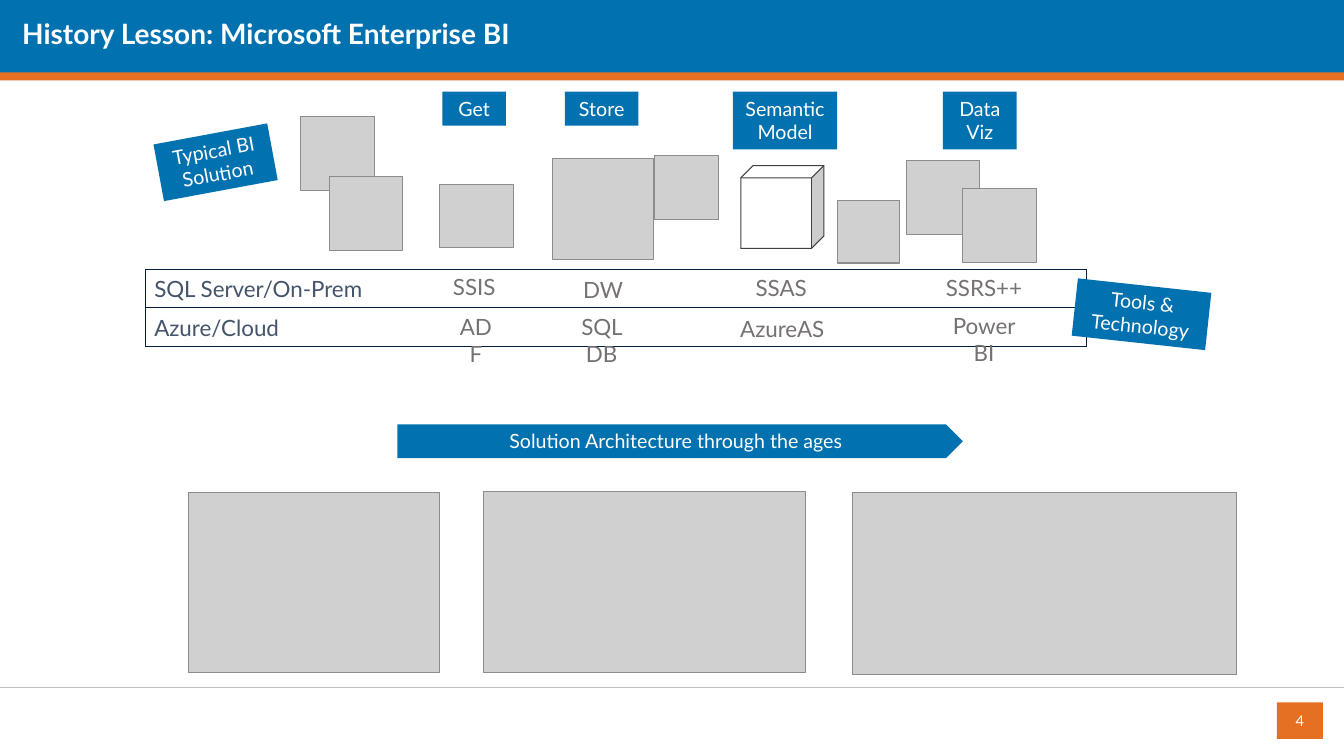
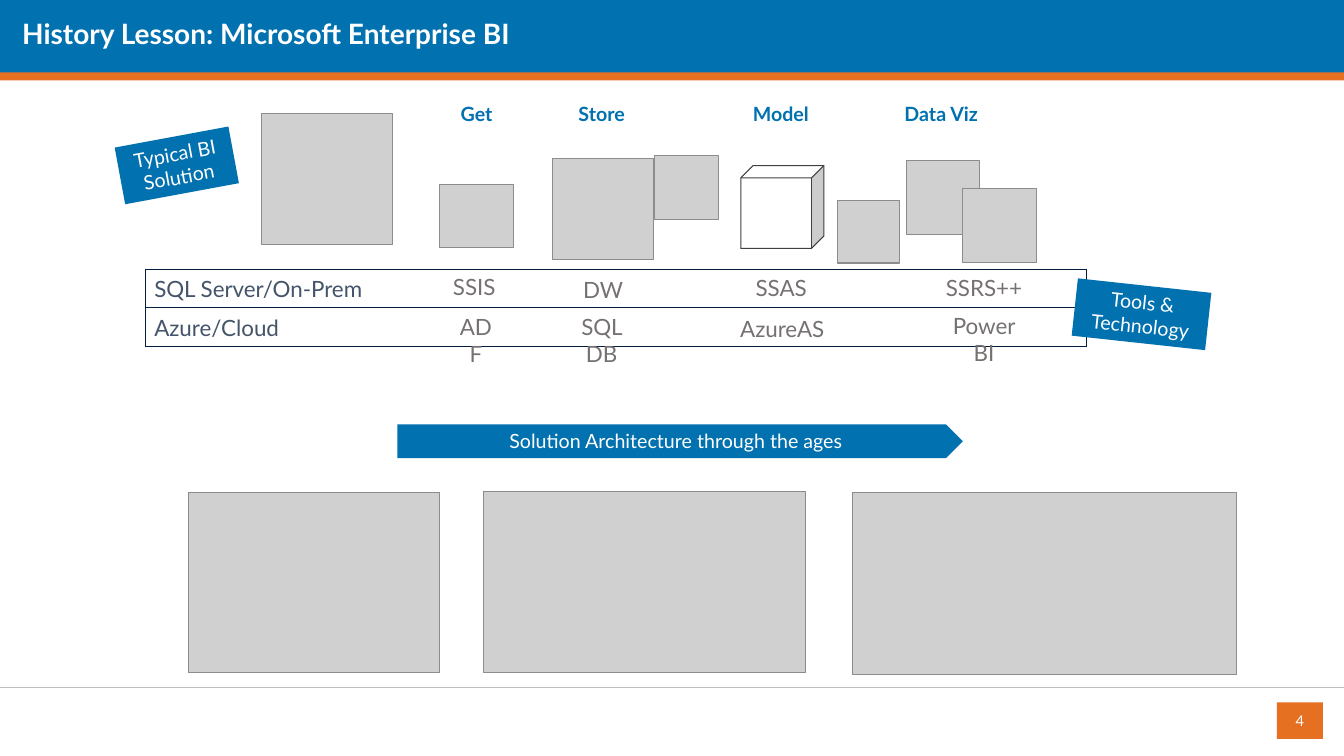
Before and after one commit to datalineo/sessions, a slide deck: slide 4 of Power BI Evolve Architecture/Evolving your Power BI Architecture using Dataflows and Shared Datasets.pptx. Drawn at 1344x756 pixels with LibreOffice and Linux fonts; fonts in the diff are those of the drawing; grey boxes stand for pictures; background and template pictures are left out. Boxes give left, top, right and bottom in pixels: in the first picture for what was removed or moved away, otherwise in the second. Text is boxed around its words. In the diff, an @@ line names an element or a change of style, - is before the commit and + after.

```diff
--- a/Power BI Evolve Architecture/Evolving your Power BI Architecture using Dataflows and Shared Datasets.pptx
+++ b/Power BI Evolve Architecture/Evolving your Power BI Architecture using Dataflows and Shared Datasets.pptx
@@ rectangle "Typical BI Solution": place and size @@
-rectangle "Typical BI Solution" at box(154, 123, 279, 201)
+rectangle "Typical BI Solution" at box(115, 127, 239, 205)
@@ picture added at box(261, 113, 392, 244) @@
@@ picture removed at box(300, 117, 374, 191) @@
@@ text "Get": place and size @@
-text "Get" at box(443, 92, 506, 126)
+text "Get" at box(461, 106, 493, 121)
@@ text "Store": place and size @@
-text "Store" at box(565, 92, 638, 126)
+text "Store" at box(578, 106, 624, 121)
@@ text colour #FFFFFF to #0271AF, bold on; fill #0271AF to none in 4 elements at box(578, 106, 624, 121), box(461, 106, 493, 121), box(904, 106, 978, 121), box(753, 106, 809, 121) @@
@@ text "Model": place and size @@
-text "Model" at box(733, 92, 837, 149)
+text "Model" at box(753, 106, 809, 121)
@@ text at box(745, 101, 824, 116): paragraph removed @@
-Semantic
@@ text "Data Viz": place and size @@
-text "Data Viz" at box(944, 92, 1017, 149)
+text "Data Viz" at box(904, 106, 978, 121)
@@ picture removed at box(330, 176, 403, 250) @@
```
Also in this commit, not shown: 1 other file.
